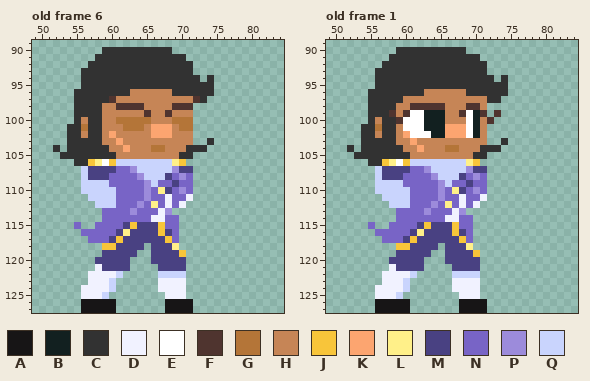
Two versions of one pixel-art file, Main Build/Art/Luciene Cinematic Sprite.aseprite. The first picture shows the starting point.
128x128 pixels, 8 frames. Shown: old frame 6: x 49..84, y 89..127; old frame 1: x 49..84, y 89..127. The commit also changed other frames, which this record leaves out.
Visible layers, top first: "Layer 2", "Layer 1".
Palette (. is transparent): A #171516  B #122020  C #323232  D #f1f2ff  E #ffffff  F #4f342f  G #b47538  H #c68556  J #f8c53a  K #fca570  L #fff089  M #494182  N #7864c6  P #9c8bdb  Q #c9d4fd
Pixels before, old frame 6, first column x 52:
 90 .......CCCCCCCCCC......
 91 ......CCCCCCCCCCCCC....
 92 .....CCCCCCCCCCCCCCC...
 93 ....CCCCCCCCCCCCCCCC...
 94 ....CCCCCCCCCCCCCCCCC.C
 95 ....CCCCCCCCCCCCCCCCCCC
 96 ...CCCCCCCCHHHHHHCCCCCC
 97 ...CCCCCFHHHHHHHHHHHFC.
 98 ...CCCCHHFFFFHHHHFFF...
 99 ...CCCCHHHHHHFHHFHHH...
100 ...CHCCHHGGGGGHHHGGG...
101 ..CCGCCHHHGGGHKKKHGG...
102 ..CCHCCHKHHHHHKKKHHH...
103 ..CCCCCHHKHHHHHHHHHH..C
104 C.CCCCCCHHKHHHGGHHHCCC.
105 .CCCCCCCCHHHHHHHHHCC...
106 ...CCJLEJQQQQQQQQLJ....
107 ....QMMMMNNPQQQQQPMM...
108 ....QMMMNNNNPQQQMNPN...
109 ....QQQQNNNNNPQNNMNN...
110 ....QQQQQNNNNPNLMNPN...
111 .....QQQQNNNNPNNDNND...
112 ......QQQNNNPNLNDND....
113 .......NNNNPNNNDP......
114 .......NNNNNNNDDNN.....
115 ...N..NNNNMJMMMJNN.....
116 ....NNNNNMLMMMMJMN.....
117 .....NNNMJMMMMMMJN.....
118 .......JJMMMM.MMML.....
119 .......MMMMM..MMMMJ....
120 ......MMMMM...MMMMM....
121 ......DMMMM....MMMM....
122 .....DDDDQ.....QQQQ....
123 .....DDDQ......DDDD....
124 ....DDDDQ......DDDD....
125 ....DDDQ........DDD....
126 ....AAAAA.......AAAA...
127 ....AAAAA.......AAAA...
Pixels before, old frame 1, first column x 52:
 90 .......CCCCCCCCCC......
 91 ......CCCCCCCCCCCCC....
 92 .....CCCCCCCCCCCCCCC...
 93 ....CCCCCCCCCCCCCCCC...
 94 ....CCCCCCCCCCCCCCCCC.C
 95 ....CCCCCCCCCCCCCCCCCCC
 96 ...CCCCCCCCHHHHHHCCCCCC
 97 ...CCCCCHHHHHHHHHHHHCC.
 98 ...CCCCHHFFFFFHHHFFH...
 99 ...CCCFHFEEBBBHHFEBF.F.
100 ...CHCCFEEEBBBHHHEBHF..
101 ..CCGCCHEEEBBBKKKEBH...
102 ..CCHCCHKEEEBBKKKEBH...
103 ..CCCCCHHKHHHHHHHHHH..C
104 C.CCCCCCHHKHHHGGHHHCCC.
105 .CCCCCCCCHHHHHHHHHCC...
106 ...CCJLEJQQQQQQQQLJ....
107 ....QMMMMNNPQQQQQPMM...
108 ....QMMMNNNNPQQQMNPN...
109 ....QQQQNNNNNPQNNMNN...
110 ....QQQQQNNNNPNLMNPN...
111 .....QQQQNNNNPNNDNND...
112 ......QQQNNNPNLNDND....
113 .......NNNNPNNNDP......
114 .......NNNNNNNDDNN.....
115 ...N..NNNNMJMMMJNN.....
116 ....NNNNNMLMMMMJMN.....
117 .....NNNMJMMMMMMJN.....
118 .......JJMMMM.MMML.....
119 .......MMMMM..MMMMJ....
120 ......MMMMM...MMMMM....
121 ......DMMMM....MMMM....
122 .....DDDDQ.....QQQQ....
123 .....DDDQ......DDDD....
124 ....DDDDQ......DDDD....
125 ....DDDQ........DDD....
126 ....AAAAA.......AAAA...
127 ....AAAAA.......AAAA...
After:
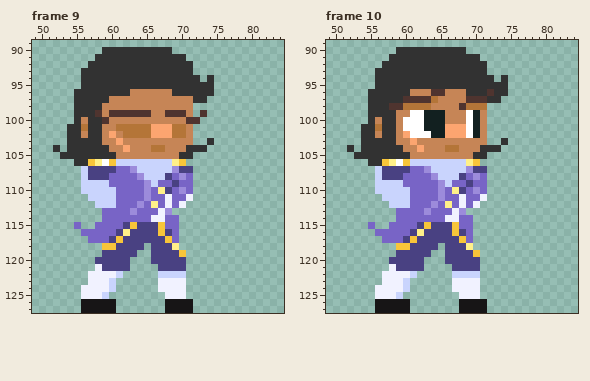
A new or re-ordered frame is compared with the old frame closest to it.
What changed:
frames 8 -> 12
Frame 9 is new; against old frame 6, layer "Layer 1":
The author changed colour F to colour C in row 97 at x 72.
Colour F now appears in row 99 at x 73; in row 100 at x 72.
The author changed colour C to colour F in row 99 at x 58.
The author changed colour G to colour F in row 100 at x 71.
The author changed colour H to colour F in row 99 at x 60 to 64 and 69 to 70; in row 100 at x 59.
The author changed colour H to colour G in row 101 at x 61, 65 and 69; in row 102 at x 62 to 65 and 69 to 70.
The author changed colour F to colour H in row 97 at x 60; in row 98 at x 61 to 64 and 69 to 71.
The author changed colour G to colour H in row 100 at x 61 to 65 and 69 to 70; in row 101 at x 71.
Frame 10 is new; against old frame 1, layer "Layer 1":
The author changed colour F to colour C in row 99 at x 58.
The author changed colour C to colour F in row 96 at x 72; in row 98 at x 58.
The author changed colour H to colour F in row 96 at x 64 to 65; in row 97 at x 60 to 63 and 69 to 71; in row 98 at x 59 and 68.
The author changed colour F to colour G in row 98 at x 61 to 63 and 69 to 70.
The author changed colour H to colour G in row 97 at x 64; in row 98 at x 60 and 71.
The author changed colour C to colour H in row 96 at x 61 to 62.
The author changed colour F to colour H in row 98 at x 64 to 65; in row 99 at x 60, 68 and 71; in row 100 at x 59.
The edit erases colour F in row 99 at x 73; in row 100 at x 72.
Where, in picture pixels (left, top, right, bottom), the same in both pictures:
changed: (95, 96, 207, 138)
changed: (389, 89, 501, 124)
